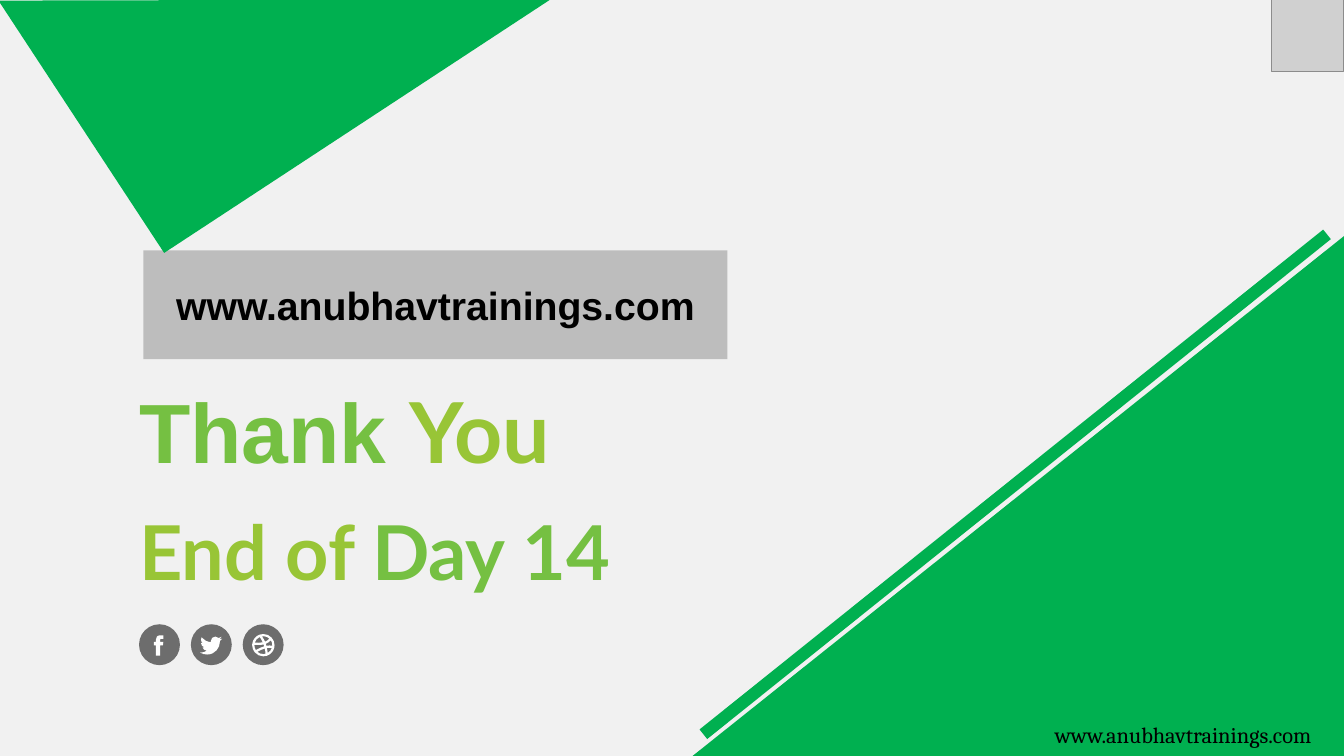
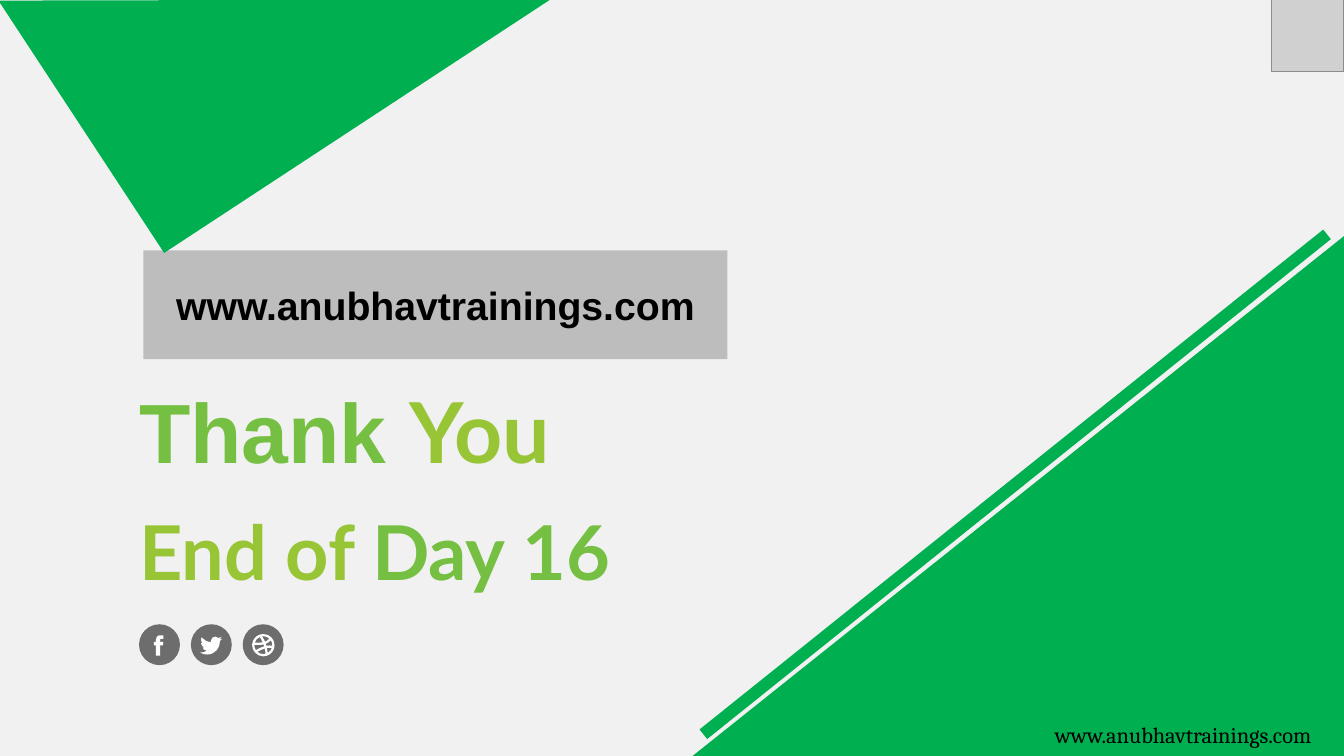
Before and after one commit to soyuztechnologies/CDS_AMDP_RAP_Training_60H, a slide deck: slide 8 of Day 16/DAY-16.pptx (slide 25 before the commit). Drawn at 1344x756 pixels with LibreOffice and Linux fonts; fonts in the diff are those of the drawing; grey boxes stand for pictures. Boxes give left, top, right and bottom in pixels: in the first picture for what was removed or moved away, otherwise in the second. Text is boxed around its words. In the diff, an @@ line names an element or a change of style, - is before the commit and + after.

```diff
--- a/Day 16/DAY-16.pptx
+++ b/Day 16/DAY-16.pptx
@@ text at [139, 524, 610, 593]: text changed @@
-End of Day 14
+End of Day 16
```
Also in this commit, not shown: 17 slides removed, 4 other files.
